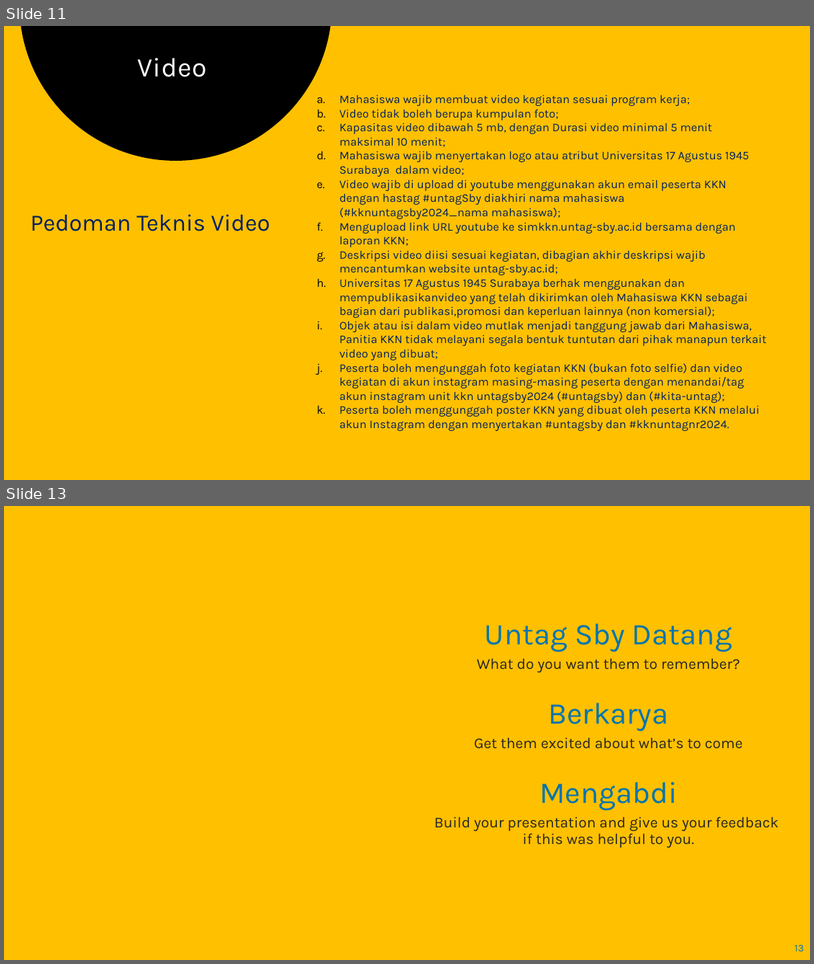
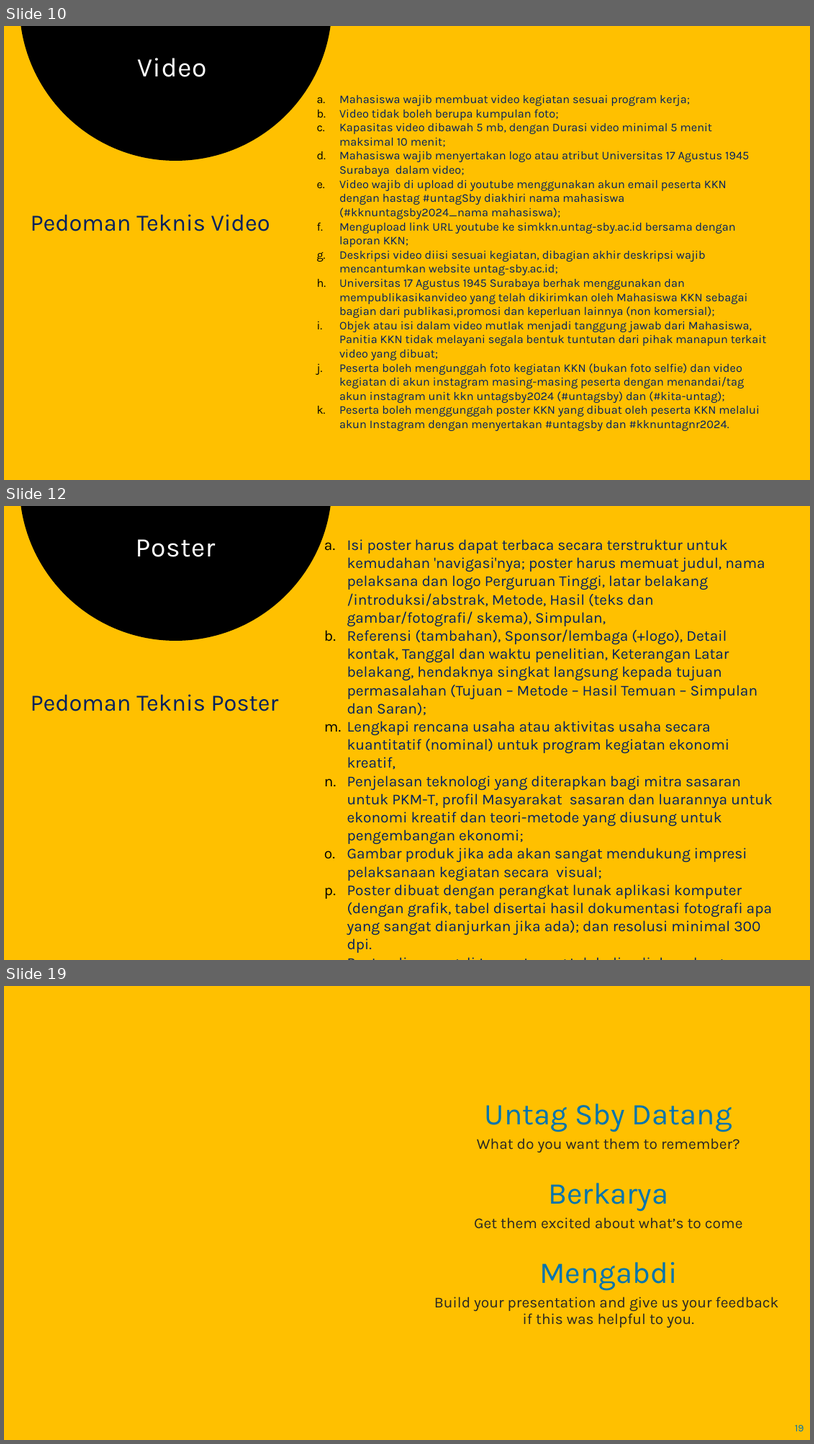
Before and after one commit to chariotofthesun/kkngenap2024, a slide deck: petunjuk teknis luaran kkn untag sby.pptx. Shown one above the other, each under a label of ours: slides 11 and 13 before the commit, slides 10, 12 and 19 after it; the slides between them are not shown. The pictures are 814x964 and 814x1444 pixels, drawn with LibreOffice and Linux fonts; fonts in the diff are those of the drawing; background and template pictures are left out. Boxes give left, top, right and bottom in pixels: in the first picture for what was removed or moved away, otherwise in the second. Text is boxed around its words. In the diff, an @@ line names an element or a change of style, - is before the commit and + after.

```diff
--- a/petunjuk teknis luaran kkn untag sby.pptx
+++ b/petunjuk teknis luaran kkn untag sby.pptx
@@ slide 12 added at [4, 506, 810, 960], background #FFC000 @@
@@ freeform shape added at [19, 506, 332, 641], fill #000000 @@
@@ title added at [136, 539, 216, 557], 32 pt, text #FFFFFF @@
+Poster
@@ text added at [347, 539, 773, 952], 18 pt, text #002060 @@
+a. Isi poster harus dapat terbaca secara terstruktur untuk kemudahan 'navigasi'nya; poster harus memuat judul, nama pelaksana dan logo Perguruan Tinggi, latar belakang /introduksi/abstrak, Metode, Hasil (teks dan gambar/fotografi/ skema), Simpulan,
+b. Referensi (tambahan), Sponsor/lembaga (+logo), Detail kontak, Tanggal dan waktu penelitian, Keterangan Latar belakang, hendaknya singkat langsung kepada tujuan permasalahan (Tujuan – Metode – Hasil Temuan – Simpulan dan Saran);
+c. Lengkapi rencana usaha atau aktivitas usaha secara kuantitatif (nominal) untuk program kegiatan ekonomi kreatif,
+d. Penjelasan teknologi yang diterapkan bagi mitra sasaran untuk PKM-T, profil Masyarakat sasaran dan luarannya untuk ekonomi kreatif dan teori-metode yang diusung untuk pengembangan ekonomi;
+e. Gambar produk jika ada akan sangat mendukung impresi pelaksanaan kegiatan secara visual;
+f. Poster dibuat dengan perangkat lunak aplikasi komputer (dengan grafik, tabel disertai hasil dokumentasi fotografi apa yang sangat dianjurkan jika ada); dan resolusi minimal 300 dpi.
+g. Poster dipasang di tempat yang telah disediakan dengan tidak menggunakan bingkai atau bahan penutup lainnya (termasuk kaca, laminasi, plastik dan sejenisnya)
@@ text added at [31, 694, 279, 711], 28 pt, text #002060 @@
+Pedoman Teknis Poster
@@ what was slide 11 is now slide 10 @@
@@ what was slide 13 is now slide 19 @@
@@ page number at [795, 1424, 805, 1431]: text changed @@
-13
+19
```
Also in this commit, not shown: 1 slide changed, 6 other slides added, 1 slide removed.
